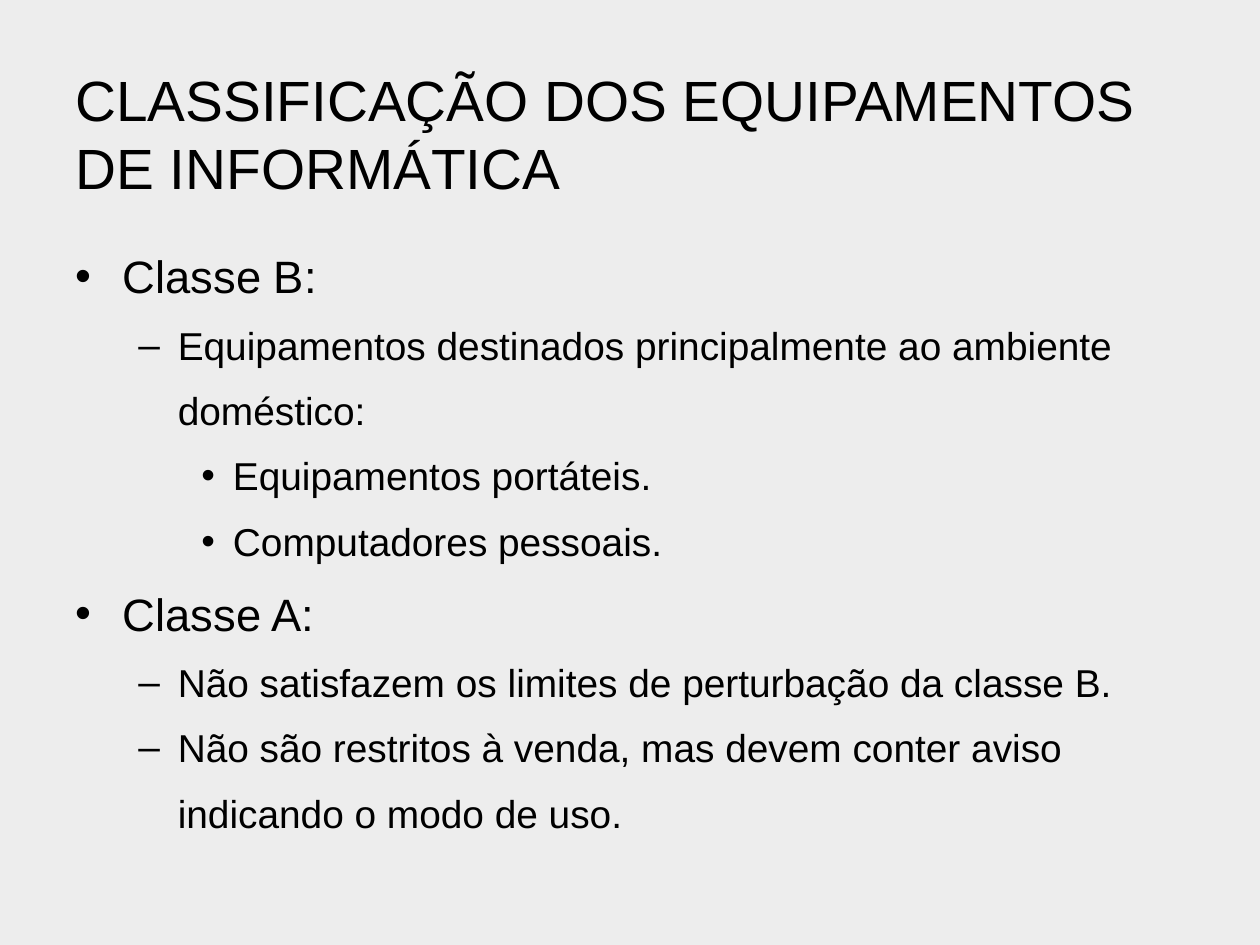
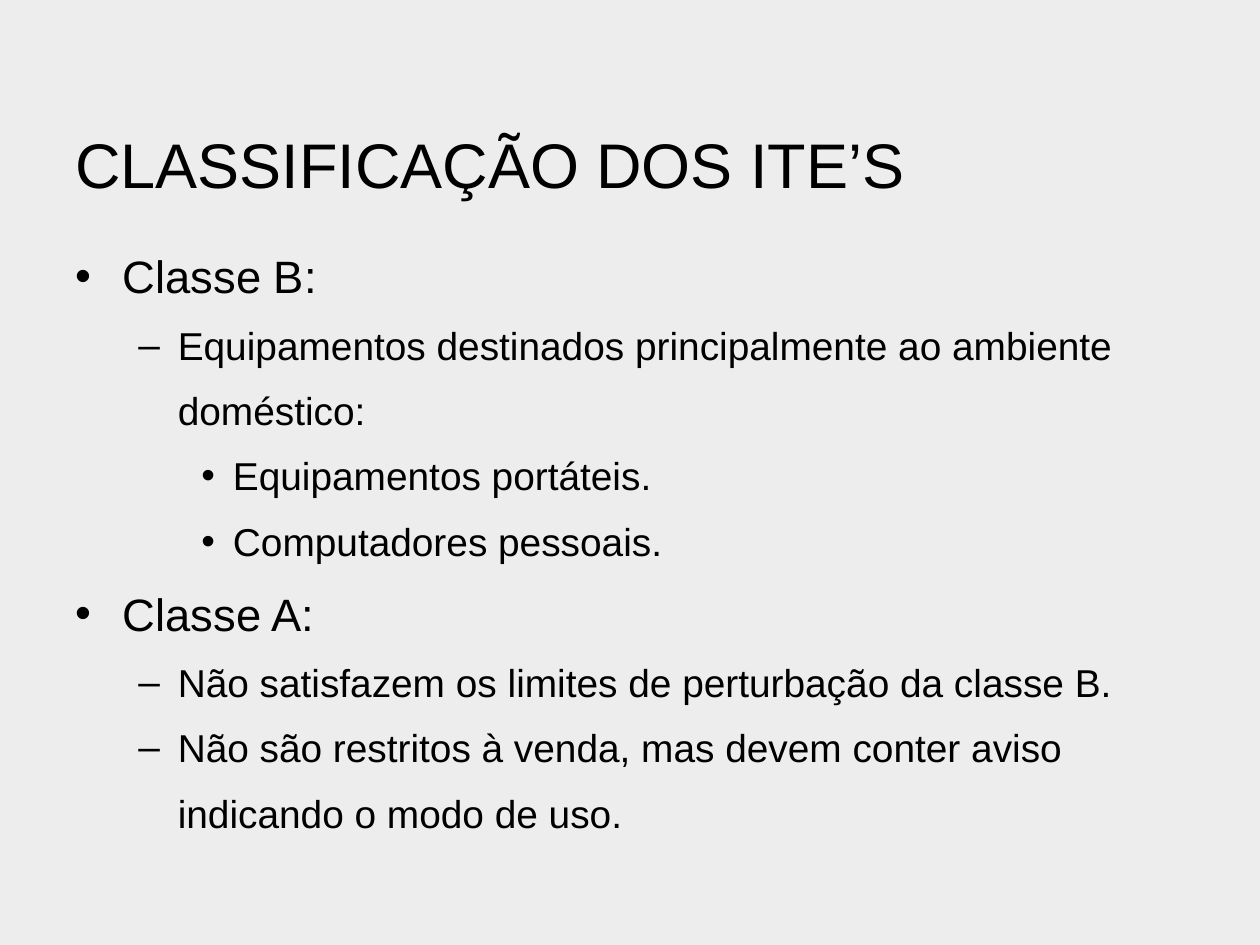
Before and after one commit to bengelbert/ifsc, a slide deck: slide 4 of cem_20308/docs/cispr22.pptx (slide 3 before the commit). Drawn at 1260x945 pixels with LibreOffice and Linux fonts; fonts in the diff are those of the drawing; background and template pictures are left out. Boxes give left, top, right and bottom in pixels: in the first picture for what was removed or moved away, otherwise in the second. Text is boxed around its words. In the diff, an @@ line names an element or a change of style, - is before the commit and + after.

```diff
--- a/cem_20308/docs/cispr22.pptx
+++ b/cem_20308/docs/cispr22.pptx
@@ title at box(75, 138, 904, 199): text changed; size 32.4 to 36 pt @@
-CLASSIFICAÇÃO DOS EQUIPAMENTOS DE INFORMÁTICA
+CLASSIFICAÇÃO DOS ITE’S
```
Also in this commit, not shown: 7 slides added, 1 slide removed.
